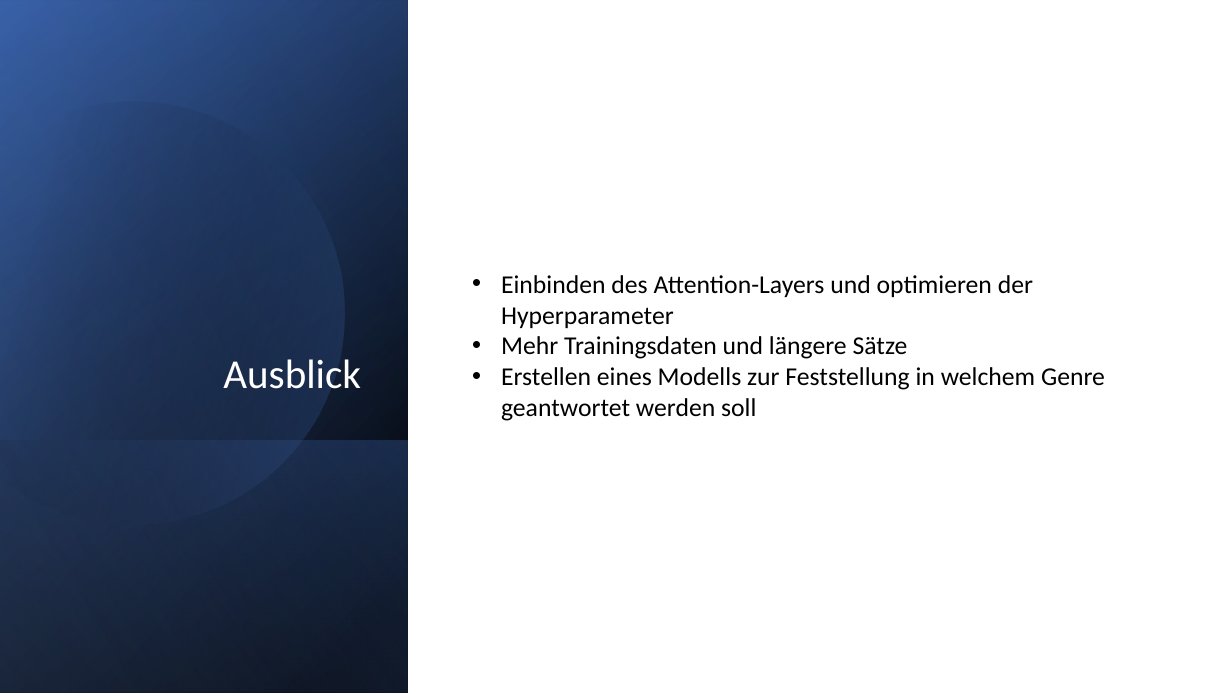
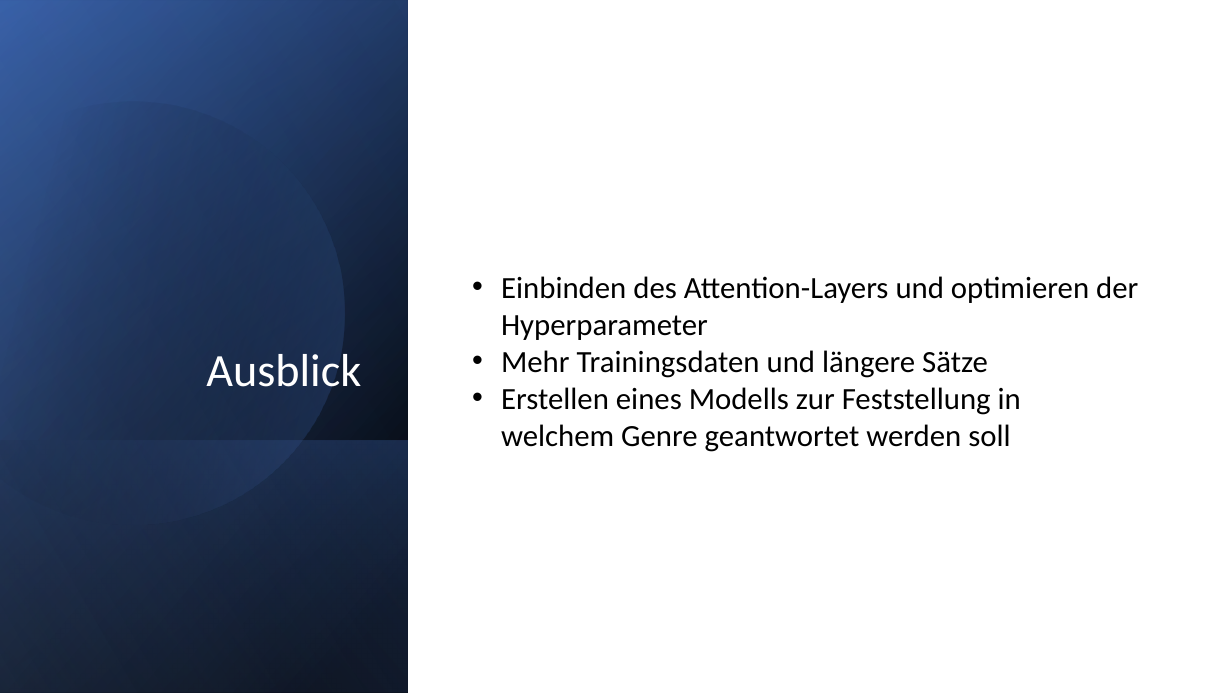
Before and after one commit to techsupport-noah/ML-Projekt, a slide deck: slide 13 of Chatbot.pptx. Drawn at 1232x693 pixels with LibreOffice and Linux fonts; fonts in the diff are those of the drawing. Boxes give left, top, right and bottom in pixels: in the first picture for what was removed or moved away, otherwise in the second. Text is boxed around its words. In the diff, an @@ line names an element or a change of style, - is before the commit and + after.

```diff
--- a/Chatbot.pptx
+++ b/Chatbot.pptx
@@ title "Ausblick" at bbox=[206, 354, 361, 387]: size 32 to 36 pt @@
@@ text "Einbinden des Attention-Layers und optimieren ..." at bbox=[501, 276, 1138, 452]: size 20 to 24 pt @@
```
Also in this commit, not shown: 6 other slides changed.
